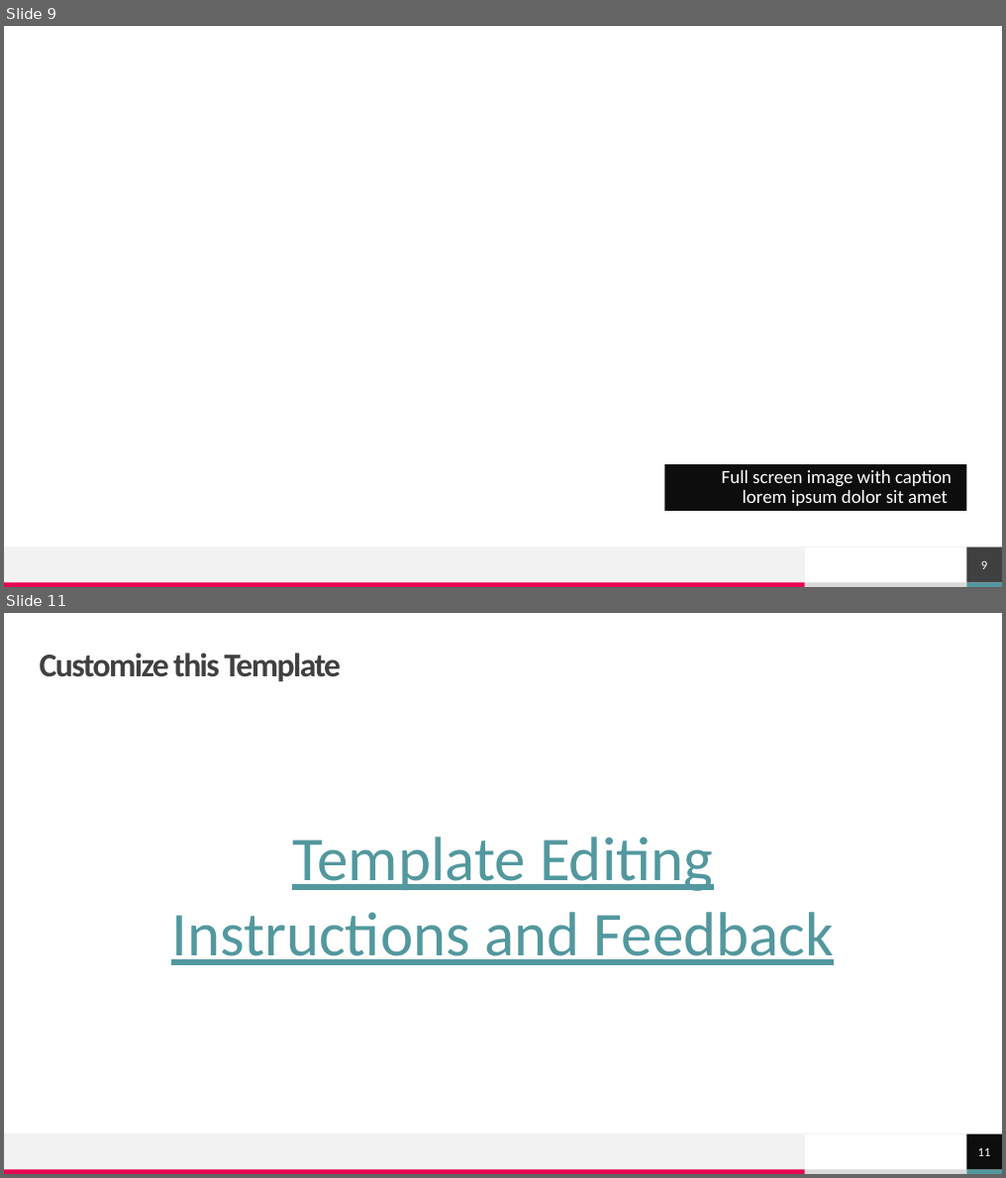
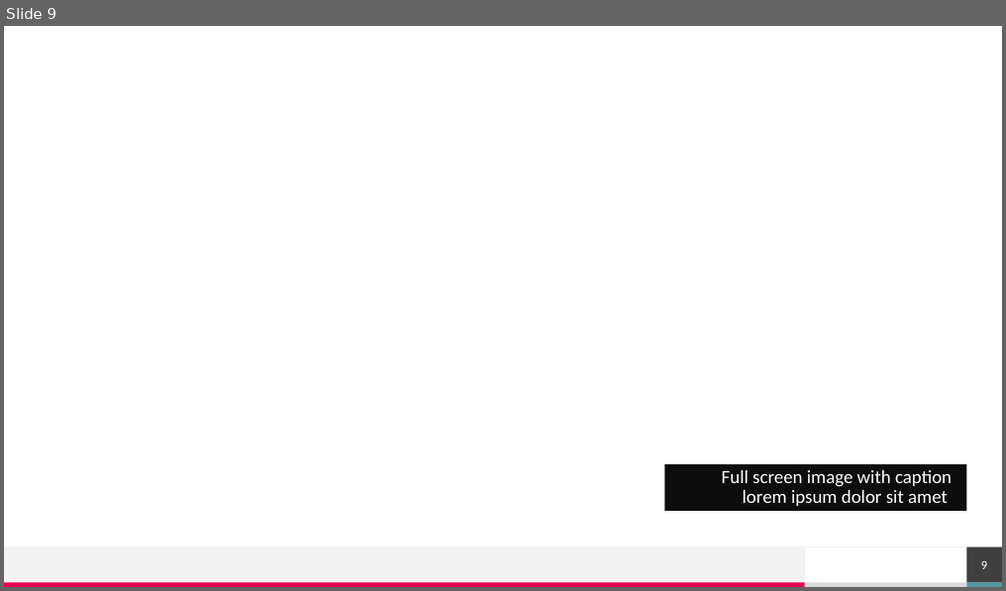
Before and after one commit to shadmehr/EmptyPython, a slide deck: How to build a team.pptx. Shown one above the other, each under a label of ours: slides 9 and 11 before the commit, slide 9 after it; the slides between them are not shown. The pictures are 1006x1178 and 1006x591 pixels, drawn with LibreOffice and Linux fonts; fonts in the diff are those of the drawing; background and template pictures are left out. Boxes give left, top, right and bottom in pixels: in the first picture for what was removed or moved away, otherwise in the second. Text is boxed around its words. In the diff, an @@ line names an element or a change of style, - is before the commit and + after.

```diff
--- a/How to build a team.pptx
+++ b/How to build a team.pptx
@@ slide 11 removed at box(4, 613, 1002, 1174), background #FFFFFF; not listed: 5 template elements that a slide beside it also shows @@
@@ title removed at box(40, 653, 341, 682) @@
-Customize this Template
@@ text removed at box(171, 837, 834, 965) @@
-Template Editing Instructions and Feedback
@@ page number removed at box(966, 1135, 1002, 1170) @@
-11
```
Also in this commit, not shown: 1 slide changed.
